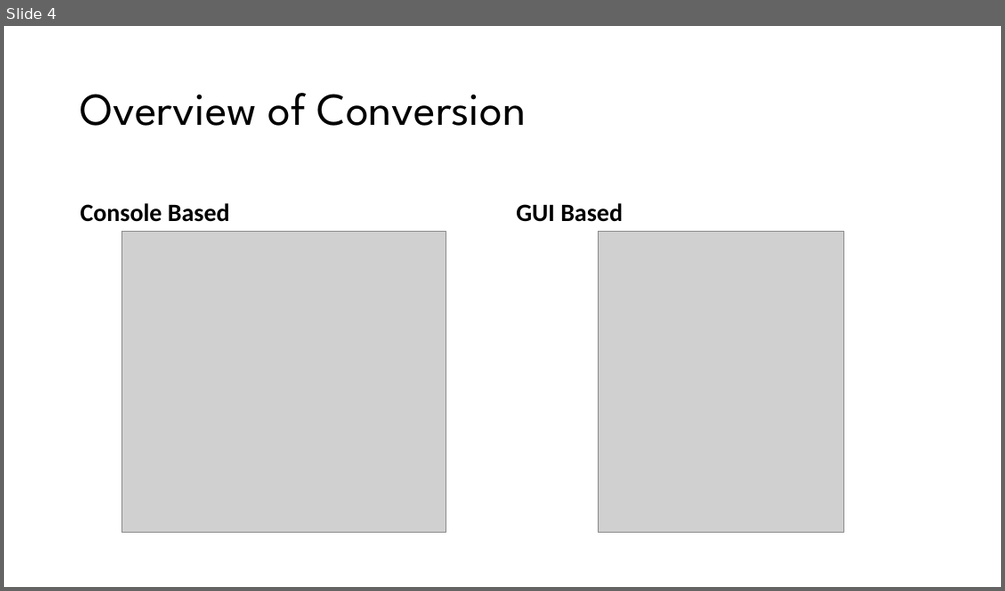
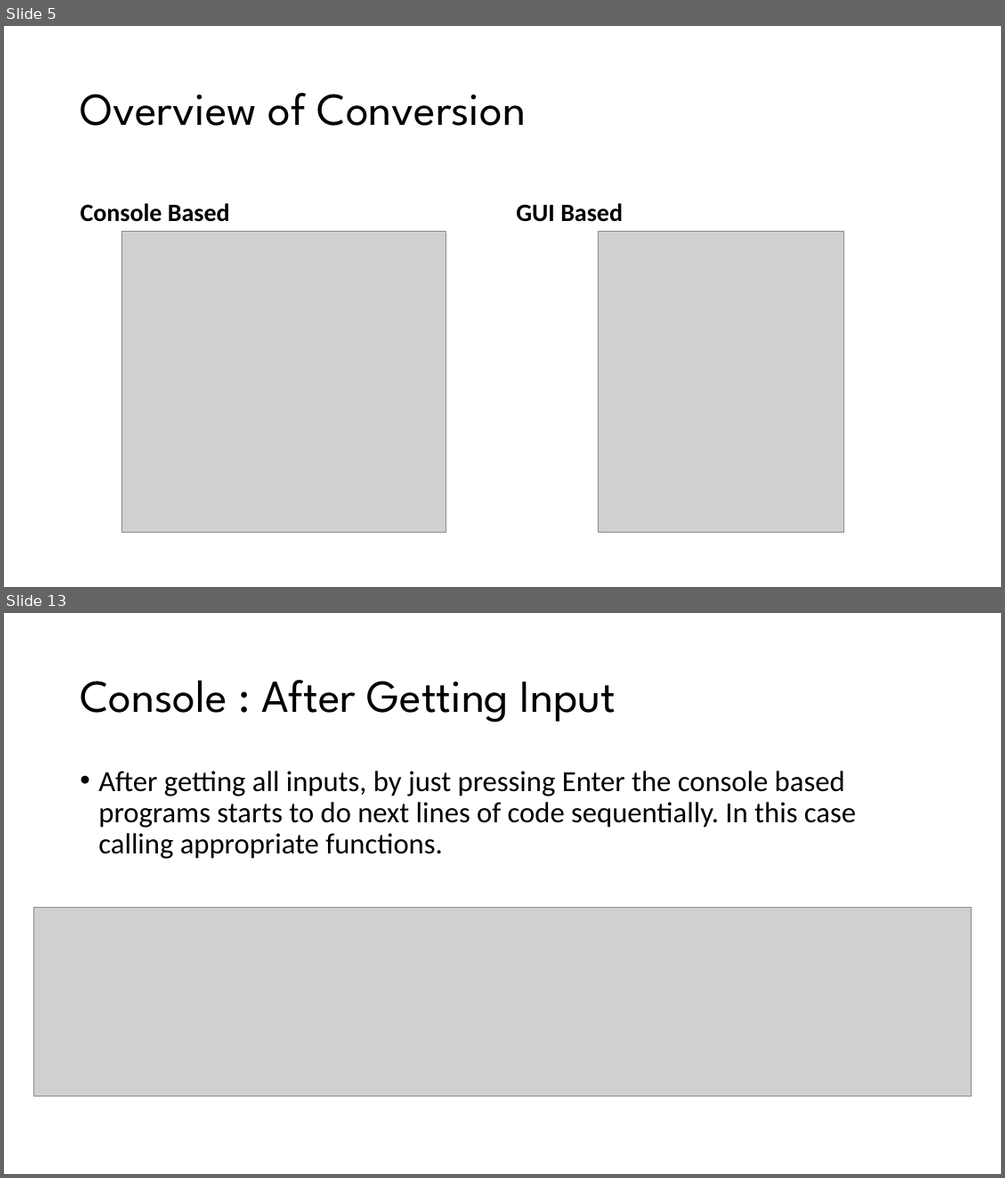
Before and after one commit to RKS200/Grade-Predictor, a slide deck: presentation.pptx. Shown one above the other, each under a label of ours: slide 4 before the commit, slides 5 and 13 after it; the slides between them are not shown. The pictures are 1005x591 and 1005x1178 pixels, drawn with LibreOffice and Linux fonts; fonts in the diff are those of the drawing; grey boxes stand for pictures. Boxes give left, top, right and bottom in pixels: in the first picture for what was removed or moved away, otherwise in the second. Text is boxed around its words. In the diff, an @@ line names an element or a change of style, - is before the commit and + after.

```diff
--- a/presentation.pptx
+++ b/presentation.pptx
@@ slide 13 added at box(4, 613, 1001, 1174), background #FFFFFF @@
@@ title added at box(80, 680, 616, 722), 44 pt, text #000000 @@
+Console : After Getting Input
@@ text added at box(98, 771, 856, 859), 28 pt, text #000000 @@
+• After getting all inputs, by just pressing Enter the console based programs starts to do next lines of code sequentially. In this case calling appropriate functions.
@@ picture added at box(34, 907, 971, 1096) @@
@@ what was slide 4 is now slide 5 @@
```
Also in this commit, not shown: 23 other slides added, 1 slide removed.
